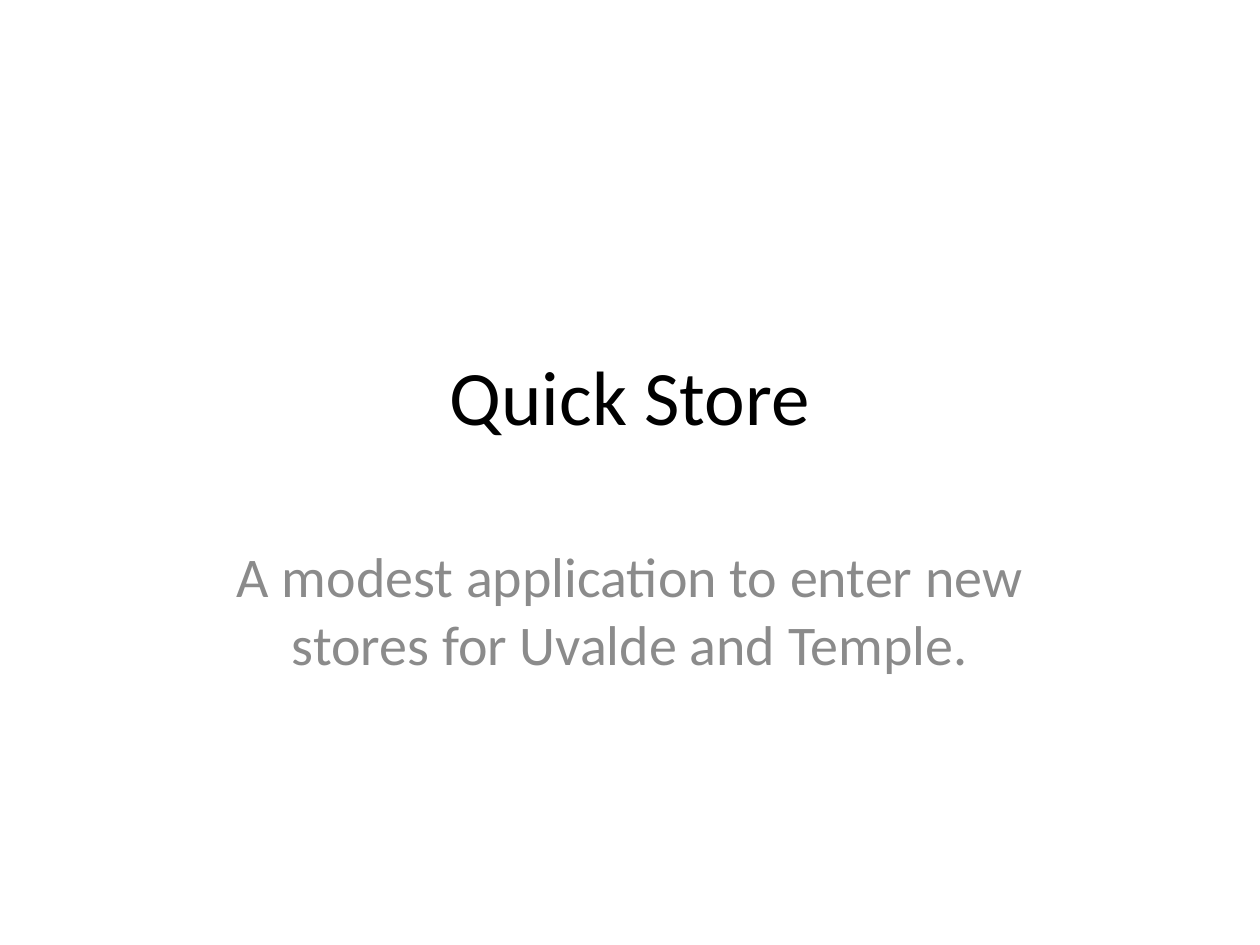
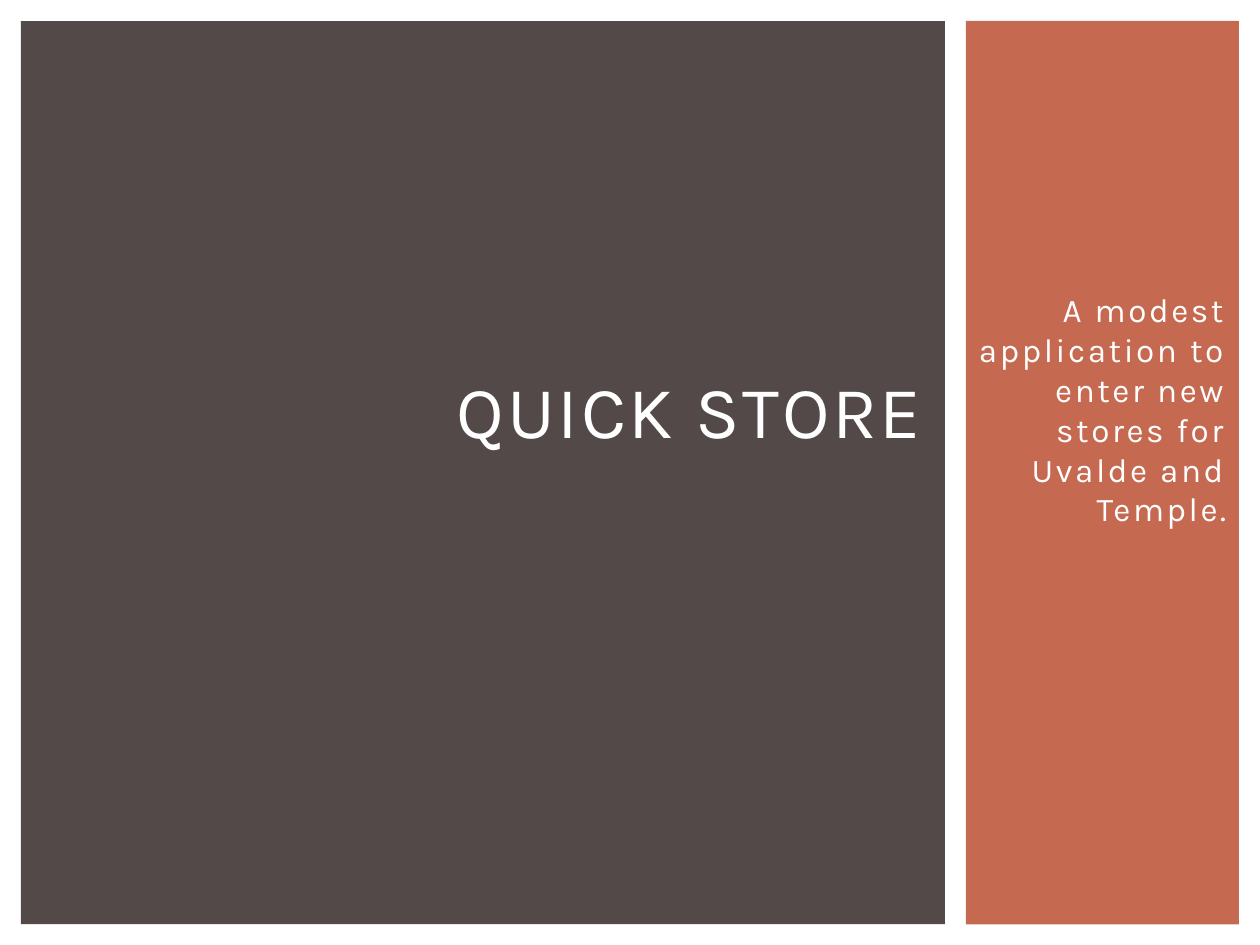
Before and after one commit to lonelyion/QuickStore, a slide deck: slide 1 of QuickStore.pptx. Drawn at 1260x945 pixels with LibreOffice and Linux fonts; fonts in the diff are those of the drawing. Boxes give left, top, right and bottom in pixels: in the first picture for what was removed or moved away, otherwise in the second. Text is boxed around its words. In the diff, an @@ line names an element or a change of style, - is before the commit and + after.

```diff
--- a/QuickStore.pptx
+++ b/QuickStore.pptx
@@ rectangle added at box(21, 21, 945, 925), fill #534949 @@
@@ rectangle added at box(966, 21, 1240, 925), fill #C66951 @@
@@ subtitle "A modest application to enter ...": place and size @@
-subtitle "A modest application to enter ..." at box(237, 558, 1022, 674)
+subtitle "A modest application to enter ..." at box(979, 299, 1226, 529)
@@ subtitle "A modest application to enter ..." at box(979, 299, 1226, 529): size 32 to 19 pt, font Calibri to Karla, text colour #8C8C8C to #FFFFFF, letter spacing 0 to 1.5 pt; alignment centre to right; less space between paragraphs; vertical alignment top to middle @@
@@ title at box(457, 391, 921, 451): text changed; size 44 to 42 pt; font Calibri to Karla; text colour #000000 to #FFFFFF @@
-Quick Store
+QUICK STORE
```
Also in this commit, not shown: 10 other slides changed, 2 slides added, 2 other files.
